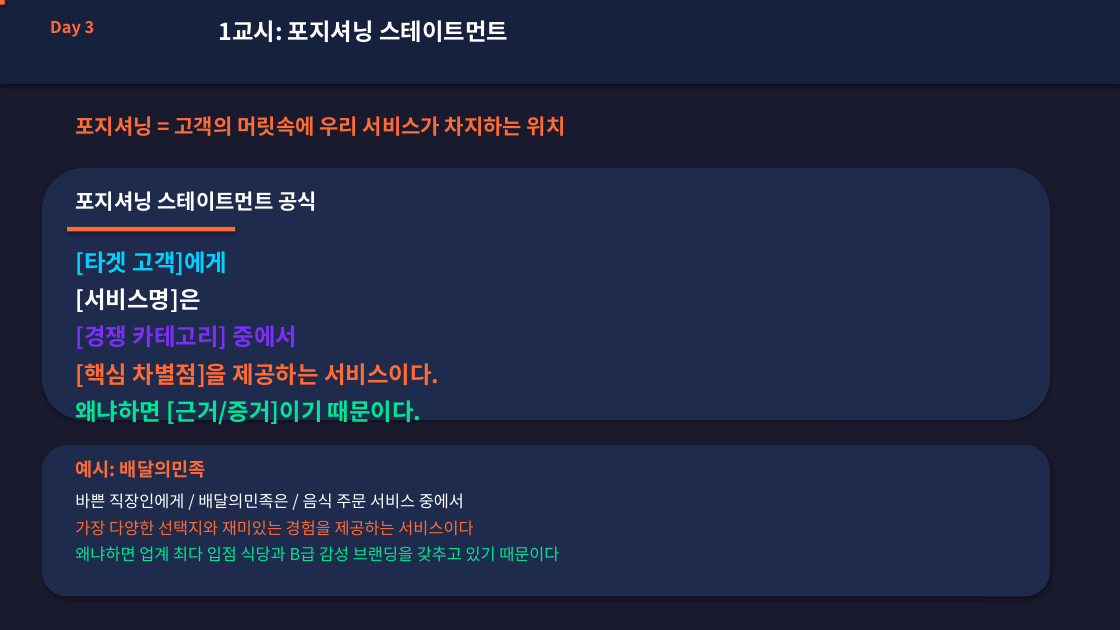
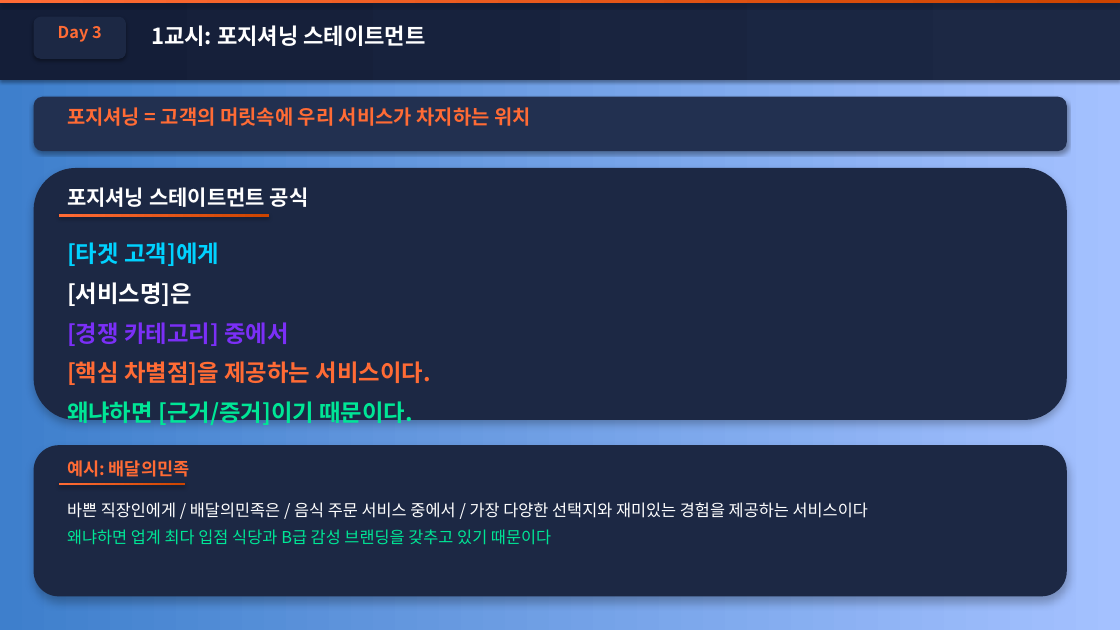
Before and after one commit to SEKYUOH-PLATTER/platter-worklab, a slide deck: slide 16 of docs/gtm-curriculum-slides.pptx. Drawn at 1120x630 pixels with LibreOffice and Linux fonts; fonts in the diff are those of the drawing. Boxes give left, top, right and bottom in pixels: in the first picture for what was removed or moved away, otherwise in the second. Text is boxed around its words. In the diff, an @@ line names an element or a change of style, - is before the commit and + after.

```diff
--- a/docs/gtm-curriculum-slides.pptx
+++ b/docs/gtm-curriculum-slides.pptx
@@ background #1A1A2E to gradient #3F80CE to #A4C4FF @@
@@ rectangle: place and size @@
-rectangle at [0, 0, 1120, 84]
+rectangle at [0, 0, 1120, 80]
@@ rectangle at [0, 0, 1120, 80]: fill #16213E to gradient #141E38 to #1C2844 @@
@@ rectangle removed at [0, 0, 5, 5] @@
@@ rectangle added at [0, 0, 1120, 3], fill gradient #FF6B35 to #CC4400 @@
@@ text "Day 3": place and size @@
-text "Day 3" at [50, 21, 95, 37]
+text "Day 3" at [58, 26, 102, 42]
@@ text "Day 3" at [58, 26, 102, 42]: alignment left to centre @@
@@ rounded rectangle added at [34, 17, 126, 59], fill #1C2844 @@
@@ text "1교시: 포지셔닝 스테이트먼트": place and size @@
-text "1교시: 포지셔닝 스테이트먼트" at [218, 20, 508, 42]
+text "1교시: 포지셔닝 스테이트먼트" at [151, 25, 425, 46]
@@ text "1교시: 포지셔닝 스테이트먼트" at [151, 25, 425, 46]: size 20 to 19 pt @@
@@ rounded rectangle added at [34, 97, 1067, 151], fill #223050 @@
@@ text "포지셔닝 = 고객의 머릿속에 우리 ...": place and size @@
-text "포지셔닝 = 고객의 머릿속에 우리 ..." at [75, 116, 566, 136]
+text "포지셔닝 = 고객의 머릿속에 우리 ..." at [67, 107, 531, 126]
@@ text "포지셔닝 = 고객의 머릿속에 우리 ..." at [67, 107, 531, 126]: size 18 to 17 pt @@
@@ rounded rectangle: place and size @@
-rounded rectangle at [42, 168, 1050, 420]
+rounded rectangle at [34, 168, 1067, 420]
@@ rounded rectangle at [34, 168, 1067, 420]: fill #1F2B4D to #1C2844; shadow changed @@
@@ text "포지셔닝 스테이트먼트 공식": place and size @@
-text "포지셔닝 스테이트먼트 공식" at [75, 191, 317, 211]
+text "포지셔닝 스테이트먼트 공식" at [67, 187, 309, 207]
@@ text "[타겟 고객]에게": place and size @@
-text "[타겟 고객]에게" at [75, 251, 439, 424]
+text "[타겟 고객]에게" at [67, 242, 431, 427]
@@ text "[타겟 고객]에게" at [67, 242, 431, 427]: more space between paragraphs @@
@@ rectangle: place and size @@
-rectangle at [67, 227, 235, 232]
+rectangle at [59, 214, 269, 217]
@@ rectangle at [59, 214, 269, 217]: fill #FF6B35 to gradient #FF6B35 to #CC4400 @@
@@ rounded rectangle at [34, 445, 1067, 597]: fill #1F2B4D to #1C2844; shadow changed @@
@@ rounded rectangle: place and size @@
-rounded rectangle at [42, 445, 1050, 597]
+rounded rectangle at [34, 445, 1067, 597]
@@ text "예시: 배달의민족": place and size @@
-text "예시: 배달의민족" at [75, 460, 206, 478]
+text "예시: 배달의민족" at [67, 460, 189, 477]
@@ text "예시: 배달의민족" at [67, 460, 189, 477]: size 16 to 15 pt @@
@@ text "바쁜 직장인에게 / 배달의민족은 / ...": place and size @@
-text "바쁜 직장인에게 / 배달의민족은 / ..." at [75, 493, 559, 562]
+text "바쁜 직장인에게 / 배달의민족은 / ..." at [67, 502, 868, 545]
@@ rectangle added at [59, 483, 185, 486], fill gradient #FF6B35 to #CC4400 @@
@@ text at [67, 502, 868, 518]: text changed @@
-바쁜 직장인에게 / 배달의민족은 / 음식 주문 서비스 중에서
-가장 다양한 선택지와 재미있는 경험을 제공하는 서비스이다
+바쁜 직장인에게 / 배달의민족은 / 음식 주문 서비스 중에서 / 가장 다양한 선택지와 재미있는 경험을 제공하는 서비스이다
```
Also in this commit, not shown: 24 other slides changed, 1 slide removed.
